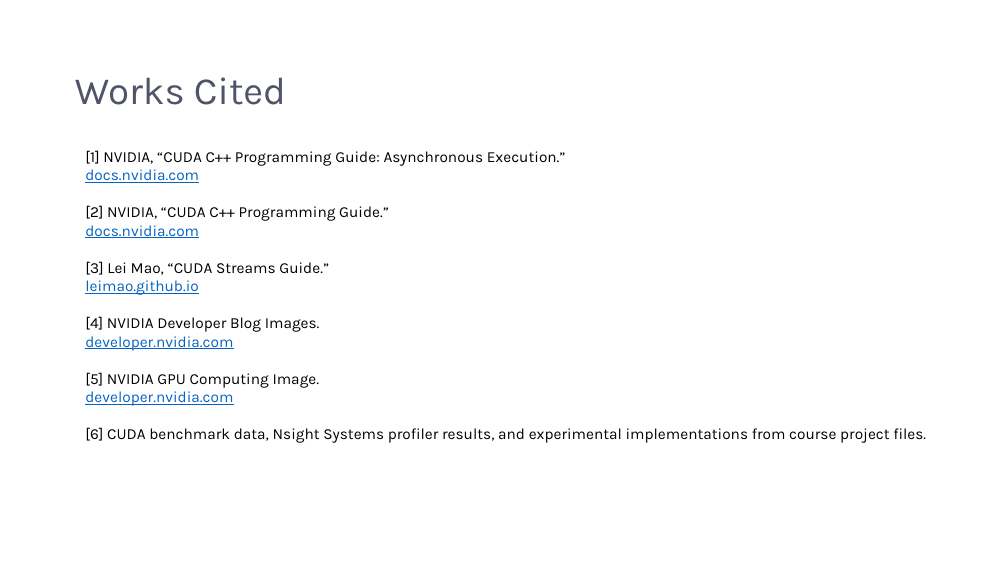
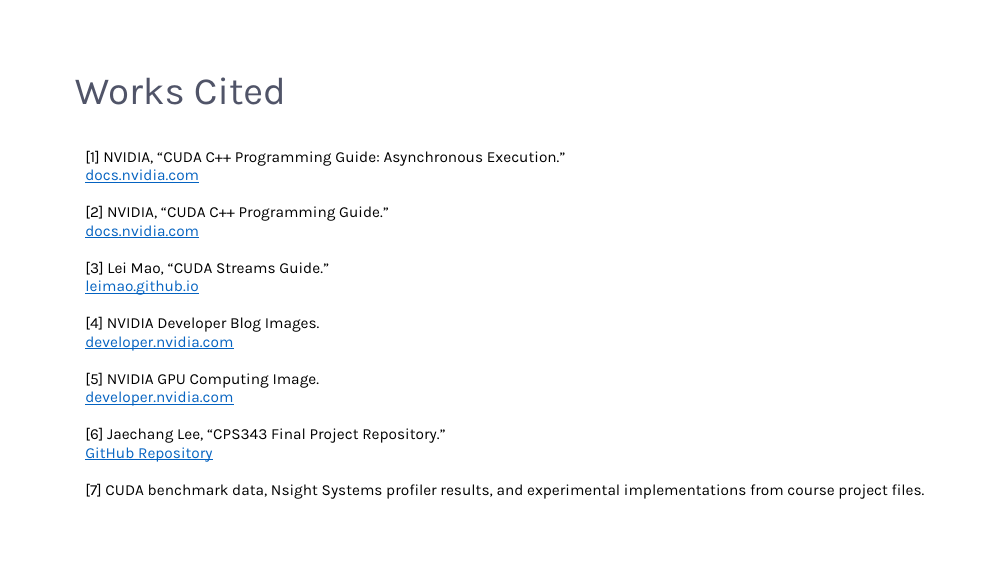
Before and after one commit to Jaechanng/CPS343_projectFinal, a slide deck: slide 11 of presentation/Increasing-GPU-Computation-Efficiency-with-CUDA-Streams.pptx. Drawn at 1008x567 pixels with LibreOffice and Linux fonts; fonts in the diff are those of the drawing; background and template pictures are left out. Boxes give left, top, right and bottom in pixels: in the first picture for what was removed or moved away, otherwise in the second. Text is boxed around its words. In the diff, an @@ line names an element or a change of style, - is before the commit and + after.

Commit message:
update slide

```diff
--- a/presentation/Increasing-GPU-Computation-Efficiency-with-CUDA-Streams.pptx
+++ b/presentation/Increasing-GPU-Computation-Efficiency-with-CUDA-Streams.pptx
@@ text at bbox=[85, 427, 925, 499]: text changed @@
-[6] CUDA benchmark data, Nsight Systems profiler results, and experimental implementations from course project files.
+[6] Jaechang Lee, “CPS343 Final Project Repository.”
+GitHub Repository
+[7] CUDA benchmark data, Nsight Systems profiler results, and experimental implementations from course project files.
```
